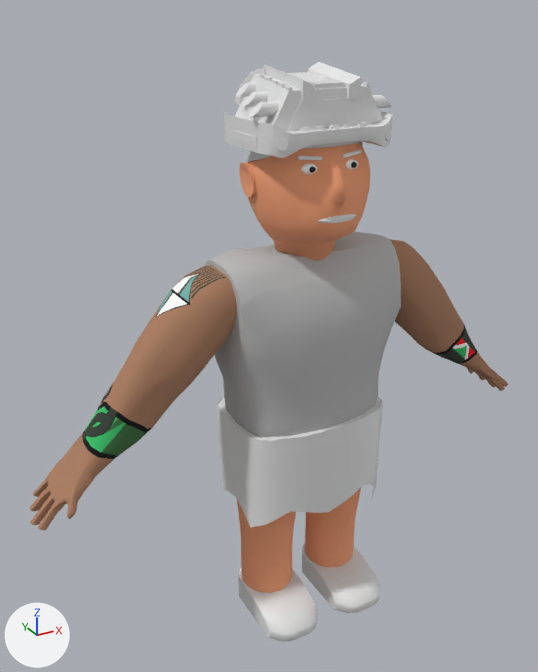
Two versions of the FBX model Assets/Models/tonina_warrior.fbx, one commit apart.
One viewpoint serves both versions: a camera (50 mm lens) standing at (-3.21, -5.21, 5.48) and looking at (-0.27, 0.14, 2.8). Every picture has the same lights, and +X, +Y and +Z are marked at lower left. Where no turn or scale is listed for an object, it has been applied to the vertices.

Objects in the first picture: 'Box042', 'Box043', 'Box045', 'Box064', 'arm_left', 'arm_right', 'body', 'hat_bottom', 'head', 'leg_left', 'leg_right', 'shoe_left', 'shoe_right', 'skirt'.
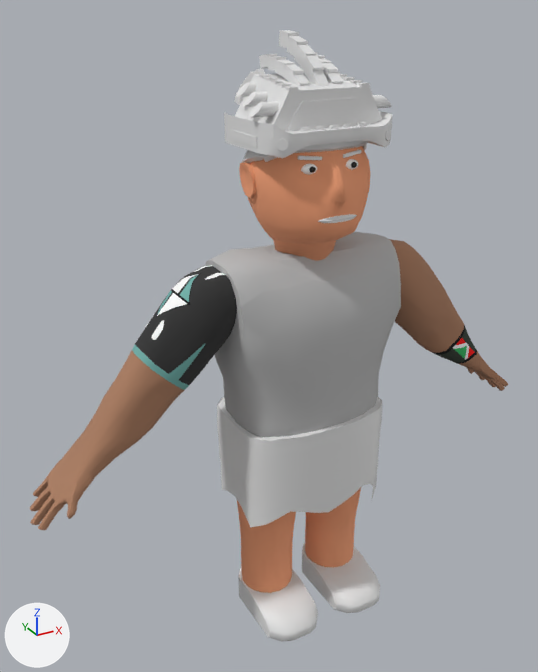
Changed parts and their boxes (x1, y1, x2, y2) in the pictures (538 x 672 px):
'arm_right', recoloured (brown to black): (79, 265, 237, 462) in both
'Box045', deleted: before (263, 62, 361, 102)
'hat_blue', added: after (279, 30, 329, 86)
'hat_white4', added: after (259, 54, 310, 86)
'hat_white3', added: after (315, 52, 343, 84)
'Box064', deleted: before (306, 80, 344, 89)

The change, as a list of edits to the scene's bpy script:
```text
Add img_tonina_warrior_arm_right_texture_png:
    img_tonina_warrior_arm_right_texture_png = load_image('tonina_warrior_arm_right_texture.png', '../Textures/tonina_warrior_arm_right_texture.png', 1024, 1024, 'sRGB')
Add mat_21___default:
    mat_21___default = principled_material('21 - Default')
    mat_21___default.texture = img_tonina_warrior_arm_right_texture_png
    mat_21___default.roughness = 1.0
Change me_mesh_003:
    where me_mesh_003.from_pydata(...)  # 522 vertices, 1040 faces; spans x -1.01..0.98, y -0.35..0.35, z -0.91..1.0
    remove me_mesh_003.materials.append(mat_19___default)  # picture img_akuxa_arm_right_texture_png
    add me_mesh_003.materials.append(mat_21___default)  # picture img_tonina_warrior_arm_right_texture_png
Add me_mesh_025_1:
    me_mesh_025_1.from_pydata(...)  # 56 vertices, 108 faces; spans x -0.089..0.054, y -0.077..0.484, z -0.07..0.199
Add me_mesh_024_1:
    me_mesh_024_1.from_pydata(...)  # 56 vertices, 108 faces; spans x -0.054..0.089, y -0.077..0.484, z -0.07..0.199
Add me_mesh_023_1:
    me_mesh_023_1.from_pydata(...)  # 56 vertices, 108 faces; spans x -0.048..0.048, y -0.091..0.521, z -0.091..0.363
Remove ob_box045:
    ob_box045 = bpy.data.objects.new('Box045', me_mesh_018)
    ob_box045.location = (-0.2, 0.0, 5.0)
Remove ob_box064:
    ob_box064 = bpy.data.objects.new('Box064', me_mesh_019)
    ob_box064.location = (0.0, -0.25, 4.9)
Add ob_hat_white4:
    ob_hat_white4 = bpy.data.objects.new('hat_white4', me_mesh_025_1)
    ob_hat_white4.location = (-0.15, -0.12, 4.95)
Add ob_hat_white3:
    ob_hat_white3 = bpy.data.objects.new('hat_white3', me_mesh_024_1)
    ob_hat_white3.location = (0.15, -0.12, 4.95)
Add ob_hat_blue:
    ob_hat_blue = bpy.data.objects.new('hat_blue', me_mesh_023_1)
    ob_hat_blue.location = (0.0, -0.14, 4.95)
```
